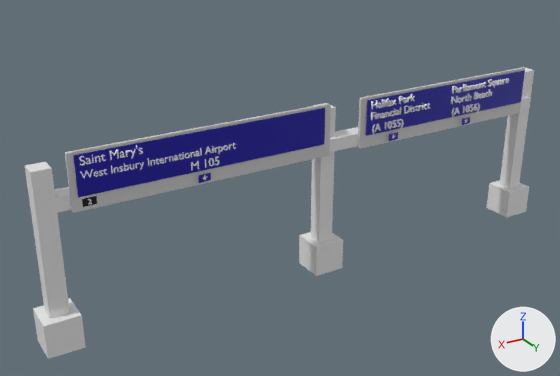
Before and after pictures for a commit that changed the FBX model Assets/Models/World/Signs/M150JCT2ExitSignWestbound.fbx.
Rendered twice from a 50 mm lens placed at (8.5, 36.1, 21.7), pointed at (-13.6, -0.8, 3.3). Lighting does not change. The marker at lower right points along +X, +Y and +Z. Where no turn or scale is listed for an object, it has been applied to the vertices. Vertices at the same position are counted once.
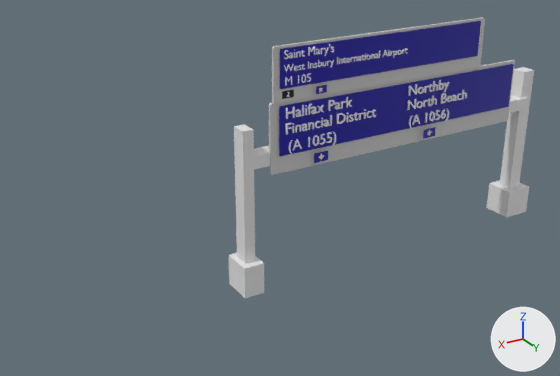
Patch to the scene script:
```diff
--- a/Assets/Models/World/Signs/M150JCT2ExitSignWestbound.fbx.py
+++ b/Assets/Models/World/Signs/M150JCT2ExitSignWestbound.fbx.py
@@ me_text_011 @@
 # used by ob_text_006; location = (-25.35, 0.77, 7.79); rotation_euler = (1.571, 0.0, 3.142), in degrees (90, 0, 180); scale = (0.685, 0.685, 0.685)
-me_text_011.from_pydata(...)  # 4460 vertices, 6630 faces; spans x 0.07..7.29, y -1.01..0.69, z -0.08..0.08
+me_text_011.from_pydata(...)  # 2388 vertices, 3542 faces; spans x 0.07..5.19, y -1.01..0.68, z -0.08..0.08
+# me_text_011 part 1: 9 loose pieces with 1494 vertices, spanning x 1.61..7.29, y -0.23..0.69, z -0.08..0.08, are deleted
+# me_text_011 part 2: 32 vertices moved from x 0.76..2.0, y -0.01..0.68, z -0.08..0.08 to x 0.85..2.04, y -0.01..0.45, z -0.08..0.08; 1280 vertices removed from x 0.17..3.41, y -0.01..0.68, z -0.08..0.08; 702 vertices added at x 0.15..3.5, y -0.23..0.68, z -0.08..0.08
 me_text_011.materials.append(mat_material_012)
@@ ob_plane_014 @@
 ob_plane_014 = bpy.data.objects.new('Plane.014', me_plane_042)
-ob_plane_014.location = (-1.77, 0.68, 5.78)
+ob_plane_014.location = (-13.4, 0.68, 9.58)
@@ ob_cube_008 @@
 ob_cube_008 = bpy.data.objects.new('Cube.008', me_cube_046)
-ob_cube_008.location = (-5.53, 0.56, 6.91)
+ob_cube_008.location = (-17.17, 0.56, 10.71)
@@ ob_text_004 @@
 ob_text_004 = bpy.data.objects.new('Text.004', me_text_004)
-ob_text_004.location = (-1.24, 0.77, 7.05)
+ob_text_004.location = (-12.87, 0.77, 10.85)
@@ ob_cube_001 @@
 ob_cube_001 = bpy.data.objects.new('Cube.001', me_cube_008)
-ob_cube_001.location = (0.56, 0.04, -1.35)
+ob_cube_001.location = (-10.75, 0.04, -1.35)
 ob_cube_001.rotation_euler = (0.0, 0.0, 0.00453)  # degrees (0, 0, 0.3)
+ob_cube_001.scale = (0.655, 1.0, 1.0)
@@ ob_plane_006 @@
 ob_plane_006 = bpy.data.objects.new('Plane.006', me_plane_034)
-ob_plane_006.location = (-7.72, 0.85, 5.78)
+ob_plane_006.location = (-15.16, 0.85, 9.58)
@@ ob_text_006 @@
 ob_text_006 = bpy.data.objects.new('Text.006', me_text_011)
-ob_text_006.location = (-25.35, 0.77, 7.79)
+ob_text_006.location = (-21.74, 0.77, 8.19)
 ob_text_006.rotation_euler = (1.571, 0.0, 3.142)  # degrees (90, 0, 180)
-ob_text_006.scale = (0.685, 0.685, 0.685)
+ob_text_006.scale = (0.942, 0.913, 0.685)
@@ ob_plane_002 @@
 ob_plane_002 = bpy.data.objects.new('Plane.002', me_plane_002)
-ob_plane_002.location = (-24.41, 0.65, 7.37)
+ob_plane_002.location = (-20.46, 0.65, 7.63)
 ob_plane_002.rotation_euler = (1.571, 0.0, -3.131)  # degrees (90, 0, -179)
+ob_plane_002.scale = (1.37, 1.33, 1.0)
@@ ob_cube @@
-ob_cube = bpy.data.objects.new('Cube', me_cube)
@@ ob_text_002 @@
 ob_text_002 = bpy.data.objects.new('Text.002', me_text_007)
-ob_text_002.location = (-18.96, 0.77, 7.79)
+ob_text_002.location = (-12.96, 0.77, 8.19)
 ob_text_002.rotation_euler = (1.571, 0.0, 3.142)  # degrees (90, 0, 180)
-ob_text_002.scale = (0.685, 0.685, 0.685)
+ob_text_002.scale = (0.942, 0.913, 0.685)
@@ ob_text_001 @@
 ob_text_001 = bpy.data.objects.new('Text.001', me_text_001)
-ob_text_001.location = (-7.11, 0.75, 6.31)
+ob_text_001.location = (-12.93, 0.75, 10.11)
@@ ob_plane_004 @@
 ob_plane_004 = bpy.data.objects.new('Plane.004', me_plane_004)
-ob_plane_004.location = (-26.57, 0.85, 5.78)
+ob_plane_004.location = (-23.43, 0.85, 5.51)
 ob_plane_004.rotation_euler = (1.571, 0.0, 0.0546)  # degrees (90, 0, 3.1)
-ob_plane_004.scale = (0.198, 0.198, 0.198)
+ob_plane_004.scale = (0.271, 0.263, 0.198)
@@ ob_cube_002 @@
 ob_cube_002 = bpy.data.objects.new('Cube.002', me_cube_002)
-ob_cube_002.location = (-23.22, 0.47, 6.91)
+ob_cube_002.location = (-18.82, 0.47, 7.03)
 ob_cube_002.rotation_euler = (0.0, 0.0, 0.0066)  # degrees (0, 0, 0.4)
-ob_cube_002.scale = (1.0, 0.0978, 1.0)
+ob_cube_002.scale = (1.37, 0.0978, 1.33)
@@ ob_text @@
 ob_text = bpy.data.objects.new('Text', me_text)
-ob_text.location = (-1.24, 0.77, 7.79)
+ob_text.location = (-12.88, 0.77, 11.59)
@@ ob_plane_001 @@
 ob_plane_001 = bpy.data.objects.new('Plane.001', me_plane_001)
-ob_plane_001.location = (-2.9, 0.73, 7.25)
+ob_plane_001.location = (-14.53, 0.73, 11.05)
```

Boxes [x1, y1, x2, y2] around the edits, measured in the pictures (560 x 376 px; the box of a moved part takes in the faces that stretch with it):
'Plane.001', moved: before [74, 108, 325, 197]; after [280, 21, 481, 89]
'Cube.001', moved, rescaled (41% narrower, 23% shorter): before [25, 96, 531, 359]; after [229, 95, 528, 298]
'Plane.002', moved, rescaled (48% wider, 42% taller): before [366, 71, 525, 136]; after [279, 64, 514, 157]
'Cube.008', moved: before [65, 103, 331, 213]; after [272, 17, 485, 104]
'Cube.002', moved, rescaled (46% wider, 40% taller): before [357, 67, 525, 149]; after [269, 60, 515, 175]
'Cube', deleted: before [299, 103, 343, 276]
'Text.002', moved, rescaled (51% wider, 44% taller): before [370, 94, 430, 120]; after [285, 97, 376, 135]
'Text.006', reshaped, moved, rescaled (15% taller): before [451, 78, 509, 104]; after [407, 80, 467, 110]
'Text.004', moved: before [80, 143, 236, 179]; after [284, 48, 408, 72]
'Text', moved: before [79, 145, 143, 165]; after [284, 44, 334, 59]
'Text.001', moved: before [191, 156, 220, 171]; after [285, 73, 311, 86]
'Plane.014', moved: before [82, 196, 97, 207]; after [282, 89, 294, 99]
'Plane.006', moved: before [199, 173, 211, 183]; after [316, 85, 327, 94]
'Plane.004', moved, rescaled (56% wider, 44% taller): before [462, 117, 470, 125]; after [423, 127, 436, 139]
part 1 of me_text_011, deleted: before [465, 78, 509, 88]
part 2 of me_text_011, moved or reshaped: before [453, 84, 480, 94]; after [409, 80, 450, 96]
